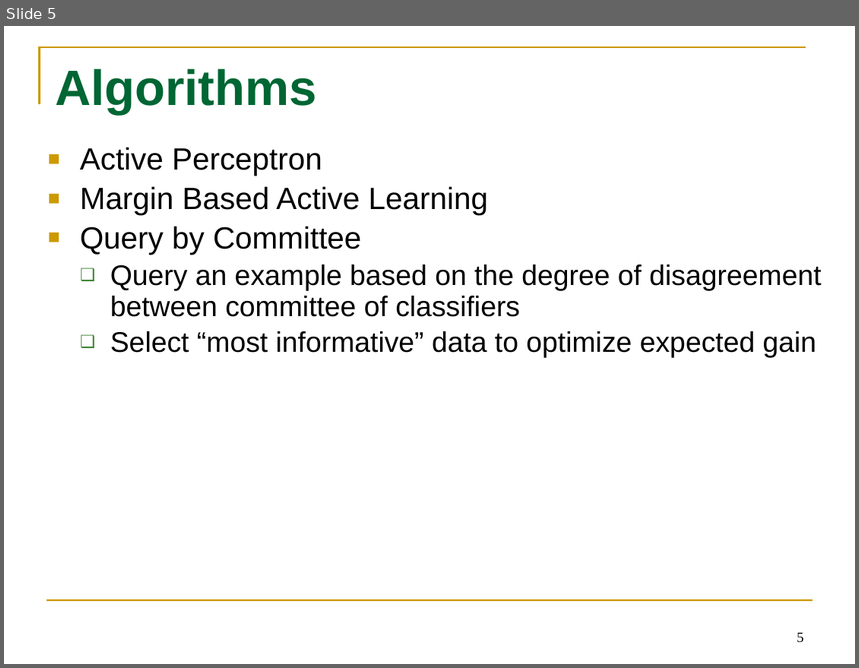
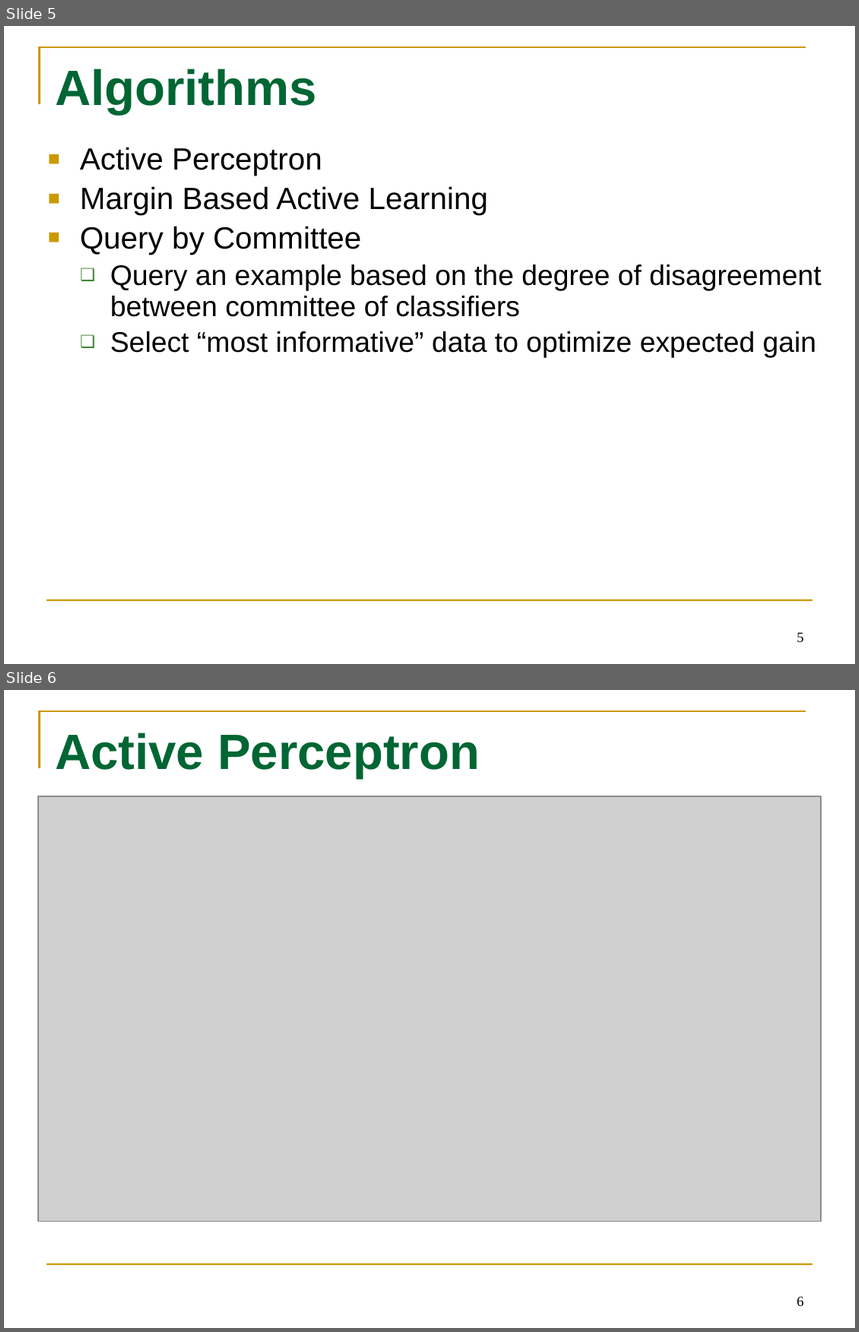
Before and after one commit to tttyy/Active-Learning, a slide deck: presentation/Activelearning.pptx. Shown one above the other, each under a label of ours: slide 5 before the commit, slides 5 and 6 after it. The pictures are 859x668 and 859x1332 pixels, drawn with LibreOffice and Linux fonts; fonts in the diff are those of the drawing; grey boxes stand for pictures. Boxes give left, top, right and bottom in pixels: in the first picture for what was removed or moved away, otherwise in the second. Text is boxed around its words. In the diff, an @@ line names an element or a change of style, - is before the commit and + after.

Commit message:
ppt

```diff
--- a/presentation/Activelearning.pptx
+++ b/presentation/Activelearning.pptx
@@ slide 6 added at <box>4,690,855,1328</box>, background #FFFFFF; not listed: 2 template elements that a slide beside it also shows @@
@@ title added at <box>55,733,480,779</box>, 42 pt, text #006633, bold @@
+Active Perceptron
@@ picture added at <box>38,796,821,1222</box> @@
@@ page number added at <box>797,1296,804,1307</box>, 12 pt, text #000000 @@
+6
```
